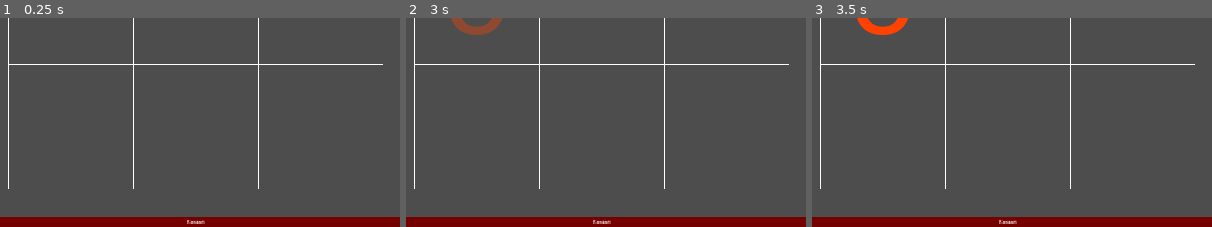
Above: before the commit, frames 1-3 (left to right).
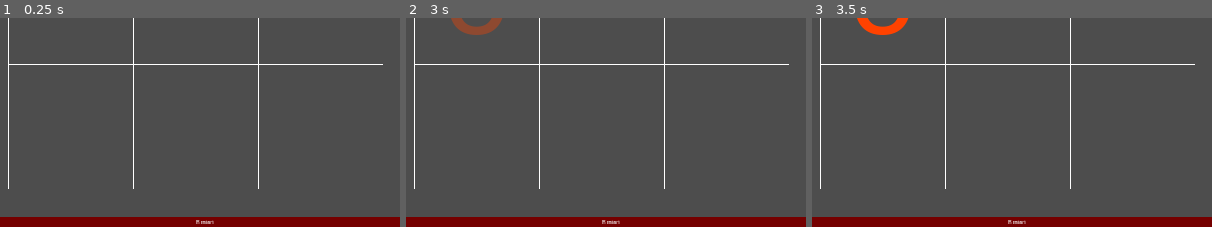
Above: after the commit, the same moments.

Repository: dennis-lincango/RespaldoGame
Game: Godot game, scene res://src/minigames/tic_tac_toe/tic_tac_toe.tscn
The game is run twice, just before and just after one commit, with the same random seed, the same clock (stepped at 60 frames per second) and the same inputs.
Inputs (mouse positions are % of the whole screen's width and height, from its top left):
- Up to frame 1 (0.25 s): no input
- Up to frame 2 (3 s): click "Restart" at 0.5 s; click "Restart" at 1.25 s; click "Restart" at 2 s; click (34, 16) at 2.75 s
- Up to frame 3 (3.5 s): no input
The pictures show only the part of the screen within x 26-76%, y 50-100%; the shares and areas given below are measured in that part.

The runs differ from the first frame. In frame 1, 0.1% of the frame differs, in the area x 46-54%, y 96-99%; in frame 2, 0.1%; in frame 3, 0.1%.

Commit message:
feat: transition of scenary

Diff:
--- a/src/minigames/tic_tac_toe/tic_tac_toe.gd
+++ b/src/minigames/tic_tac_toe/tic_tac_toe.gd
@@ -9,71 +9,90 @@
 
 var is_game_end : bool = false
 
+var transition_player : AnimationPlayer = null
+
 func _ready():
-	for cell_count in range(9):
-		var cell = Cell.instantiate()
-		cell.main = self
-		$Cells.add_child(cell)
-		cells.append(cell)
-		cell.cell_updated.connect(_on_cell_updated)
+    for cell_count in range(9):
+        var cell = Cell.instantiate()
+        cell.main = self
+        $Cells.add_child(cell)
+        cells.append(cell)
+        cell.cell_updated.connect(_on_cell_updated)
+
+    transition_player = get_node_or_null("TransitionPlayer")
+    if transition_player:
+        transition_player.connect("animation_finished", _on_animation_player_animation_finished)
+    else:
+        print("Error: TransitionPlayer no encontrado.")
 
 func _on_cell_updated(cell):
-	randomize()
-	var match_result = check_match()
+    randomize()
+    var match_result = check_match()
 
-	print(match_result)
+    print(match_result)
 
-	if match_result:
-		is_game_end = true
-		start_win_animation(match_result)
+    if match_result:
+        is_game_end = true
+        start_win_animation(match_result)
 
-	elif play_with == "AI" and turn == 1:
-		var ai_cell = cells[randi() % cells.size()]
-		if ai_cell.cell_value == "":
-			ai_cell.draw_cell()
-		else:
-			_on_cell_updated(cell)
+    elif play_with == "AI" and turn == 1:
+        var ai_cell = cells[randi() % cells.size()]
+        if ai_cell.cell_value == "":
+            ai_cell.draw_cell()
+        else:
+            _on_cell_updated(cell)
 
 func _on_restart_button_pressed():
-	get_tree().reload_current_scene()
+    get_tree().reload_current_scene()
 
 func check_match():
-	for h in range(3):
-		if cells[0+3*h].cell_value == "X" and cells[1+3*h].cell_value == "X" and cells[2+3*h].cell_value == "X":
-			return ["X", 1+3*h, 2+3*h, 3+3*h]
-	for v in range(3):
-		if cells[0+v].cell_value == "X" and cells[3+v].cell_value == "X" and cells[6+v].cell_value == "X":
-			return ["X", 1+v, 4+v, 7+v]
-	if cells[0].cell_value == "X" and cells[4].cell_value == "X" and cells[8].cell_value == "X":
-		return ["X", 1, 5, 9]
-	elif cells[2].cell_value == "X" and cells[4].cell_value == "X" and cells[6].cell_value == "X":
-		return ["X", 3, 5, 7]
+    for h in range(3):
+        if cells[0+3*h].cell_value == "X" and cells[1+3*h].cell_value == "X" and cells[2+3*h].cell_value == "X":
+            return ["X", 1+3*h, 2+3*h, 3+3*h]
+    for v in range(3):
+        if cells[0+v].cell_value == "X" and cells[3+v].cell_value == "X" and cells[6+v].cell_value == "X":
+            return ["X", 1+v, 4+v, 7+v]
+    if cells[0].cell_value == "X" and cells[4].cell_value == "X" and cells[8].cell_value == "X":
+        return ["X", 1, 5, 9]
+    elif cells[2].cell_value == "X" and cells[4].cell_value == "X" and cells[6].cell_value == "X":
+        return ["X", 3, 5, 7]
 
-	for h in range(3):
-		if cells[0+3*h].cell_value == "O" and cells[1+3*h].cell_value == "O" and cells[2+3*h].cell_value == "O":
-			return ["O", 1+3*h, 2+3*h, 3+3*h]
-	for v in range(3):
-		if cells[0+v].cell_value == "O" and cells[3+v].cell_value == "O" and cells[6+v].cell_value == "O":
-			return ["O", 1+v, 4+v, 7+v]
-	if cells[0].cell_value == "O" and cells[4].cell_value == "O" and cells[8].cell_value == "O":
-		return ["O", 1, 5, 9]
-	elif cells[2].cell_value == "O" and cells[4].cell_value == "O" and cells[6].cell_value == "O":
-		return ["O", 3, 5, 7]
+    for h in range(3):
+        if cells[0+3*h].cell_value == "O" and cells[1+3*h].cell_value == "O" and cells[2+3*h].cell_value == "O":
+            return ["O", 1+3*h, 2+3*h, 3+3*h]
+    for v in range(3):
+        if cells[0+v].cell_value == "O" and cells[3+v].cell_value == "O" and cells[6+v].cell_value == "O":
+            return ["O", 1+v, 4+v, 7+v]
+    if cells[0].cell_value == "O" and cells[4].cell_value == "O" and cells[8].cell_value == "O":
+        return ["O", 1, 5, 9]
+    elif cells[2].cell_value == "O" and cells[4].cell_value == "O" and cells[6].cell_value == "O":
+        return ["O", 3, 5, 7]
 
-	var full = true
-	for cell in cells:
-		if cell.cell_value == "":
-			full = false
+    var full = true
+    for cell in cells:
+        if cell.cell_value == "":
+            full = false
 
-	if full: return["Draw", 0, 0, 0]
+    if full: return ["Draw", 0, 0, 0]
 
 func start_win_animation(match_result: Array):
-	var color: Color
+    var color: Color
 
-	if match_result[0] == "X":
-		color = Color.BLUE
-	elif match_result[0] == "O":
-		color = Color.RED
+    if match_result[0] == "X":
+        color = Color.BLUE
+    elif match_result[0] == "O":
+        color = Color.RED
+    else :
+        color = Color.WHITE
 
-	for c in range(3):
-		cells[match_result[c+1]-1].glow(color)
+    for c in range(3):
+        cells[match_result[c+1]-1].glow(color)
+
+    if transition_player:
+        transition_player.play("slide_transition")
+    else:
+        print("Error: TransitionPlayer no encontrado.")
+
+func _on_animation_player_animation_finished(anim_name):
+    if anim_name == "slide_transition":
+        get_tree().reload_current_scene()
--- a/src/minigames/tic_tac_toe/tic_tac_toe.tscn
+++ b/src/minigames/tic_tac_toe/tic_tac_toe.tscn
@@ -1,6 +1,54 @@
-[gd_scene load_steps=4 format=3 uid="uid://cgtbpgksycu1a"]
+[gd_scene load_steps=7 format=3 uid="uid://cgtbpgksycu1a"]
 
 [ext_resource type="Script" path="res://src/minigames/tic_tac_toe/tic_tac_toe.gd" id="1_bqh2c"]
+
+[sub_resource type="Animation" id="Animation_wlyu5"]
+resource_name = "slide_transition"
+length = 3.5
+tracks/0/type = "method"
+tracks/0/imported = false
+tracks/0/enabled = true
+tracks/0/path = NodePath(".")
+tracks/0/interp = 1
+tracks/0/loop_wrap = true
+tracks/0/keys = {
+"times": PackedFloat32Array(),
+"transitions": PackedFloat32Array(),
+"values": []
+}
+tracks/1/type = "value"
+tracks/1/imported = false
+tracks/1/enabled = true
+tracks/1/path = NodePath(".:position")
+tracks/1/interp = 1
+tracks/1/loop_wrap = true
+tracks/1/keys = {
+"times": PackedFloat32Array(0, 3.5),
+"transitions": PackedFloat32Array(1, 1),
+"update": 0,
+"values": [Vector2(0, 0), Vector2(-1920, 0)]
+}
+
+[sub_resource type="Animation" id="Animation_vush3"]
+length = 0.001
+tracks/0/type = "value"
+tracks/0/imported = false
+tracks/0/enabled = true
+tracks/0/path = NodePath(".:position")
+tracks/0/interp = 1
+tracks/0/loop_wrap = true
+tracks/0/keys = {
+"times": PackedFloat32Array(0),
+"transitions": PackedFloat32Array(1),
+"update": 0,
+"values": [Vector2(0, 0)]
+}
+
+[sub_resource type="AnimationLibrary" id="AnimationLibrary_1u0b0"]
+_data = {
+"RESET": SubResource("Animation_vush3"),
+"slide_transition": SubResource("Animation_wlyu5")
+}
 
 [sub_resource type="StyleBoxFlat" id="StyleBoxFlat_ocfh0"]
 bg_color = Color(0.458824, 0, 0, 1)
@@ -12,10 +60,16 @@
 anchors_preset = 15
 anchor_right = 1.0
 anchor_bottom = 1.0
+offset_right = -0.0102539
 grow_horizontal = 2
 grow_vertical = 2
 script = ExtResource("1_bqh2c")
 play_with = "AI"
+
+[node name="TransitionPlayer" type="AnimationPlayer" parent="."]
+libraries = {
+"": SubResource("AnimationLibrary_1u0b0")
+}
 
 [node name="Cells" type="GridContainer" parent="."]
 layout_mode = 1
@@ -41,6 +95,7 @@
 anchor_right = 1.0
 anchor_bottom = 1.0
 offset_top = -25.0
+offset_right = 43.0
 grow_horizontal = 2
 grow_vertical = 0
 mouse_default_cursor_shape = 2
@@ -52,4 +107,5 @@
 theme_override_styles/focus = SubResource("StyleBoxEmpty_go4it")
 text = "Restart"
 
+[connection signal="animation_finished" from="TransitionPlayer" to="." method="_on_animation_player_animation_finished"]
 [connection signal="pressed" from="RestartButton" to="." method="_on_restart_button_pressed"]
